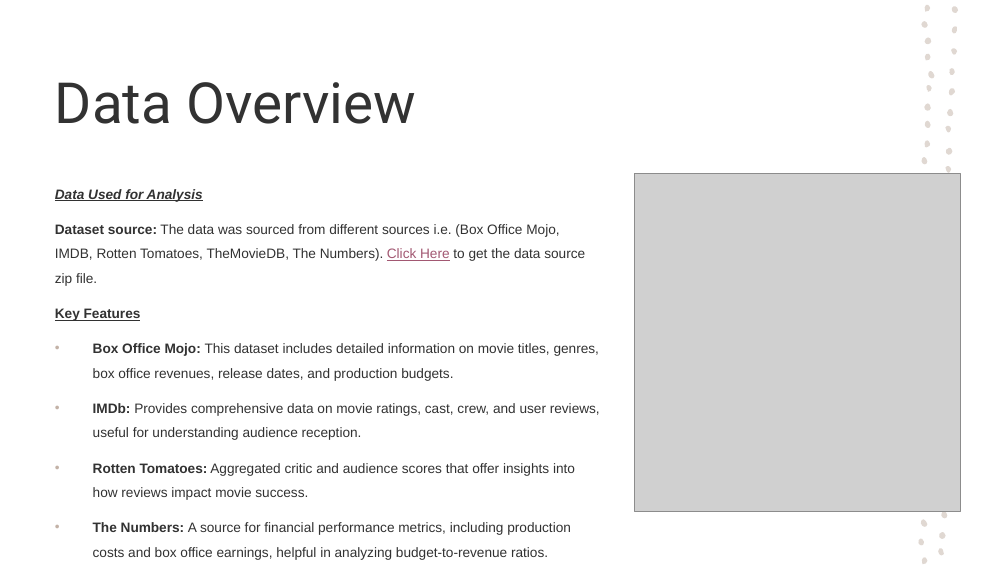
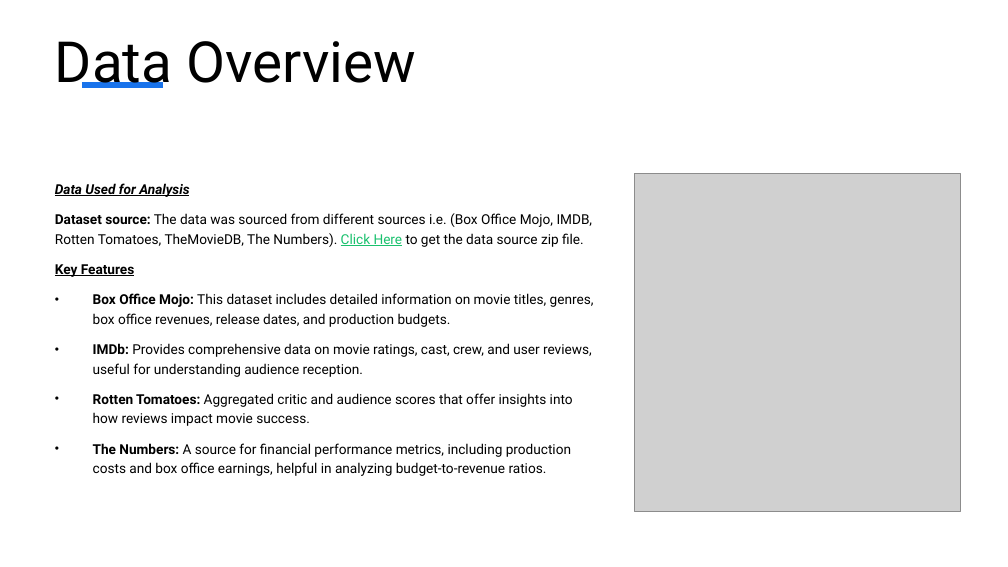
Before and after one commit to Rodgerdev/movies_data_project, a slide deck: slide 5 of Power point presentation/Box_Office_Trend_Analysis.pptx. Drawn at 1008x567 pixels with LibreOffice and Linux fonts; fonts in the diff are those of the drawing; grey boxes stand for pictures. Boxes give left, top, right and bottom in pixels: in the first picture for what was removed or moved away, otherwise in the second. Text is boxed around its words. In the diff, an @@ line names an element or a change of style, - is before the commit and + after.

```diff
--- a/Power point presentation/Box_Office_Trend_Analysis.pptx
+++ b/Power point presentation/Box_Office_Trend_Analysis.pptx
@@ title "Data Overview": place and size @@
-title "Data Overview" at bbox=[55, 82, 416, 124]
+title "Data Overview" at bbox=[55, 41, 416, 88]
@@ title "Data Overview" at bbox=[55, 41, 416, 88]: text colour #323232 to #000000 @@
@@ line added from (82, 85) to (163, 85), #1973EB 6 pt @@
@@ text "Data Used for Analysis" at bbox=[55, 183, 594, 476]: font Arial to Roboto, text colour #323232 to #000000; text colour #A25872 to #1AC16E in "Click Here"; line spacing 1.5 to 1.2 @@
@@ group removed at bbox=[918, 2, 959, 565]: 26 freeform shapes @@
```
Also in this commit, not shown: 20 other slides changed, 2 other files.
